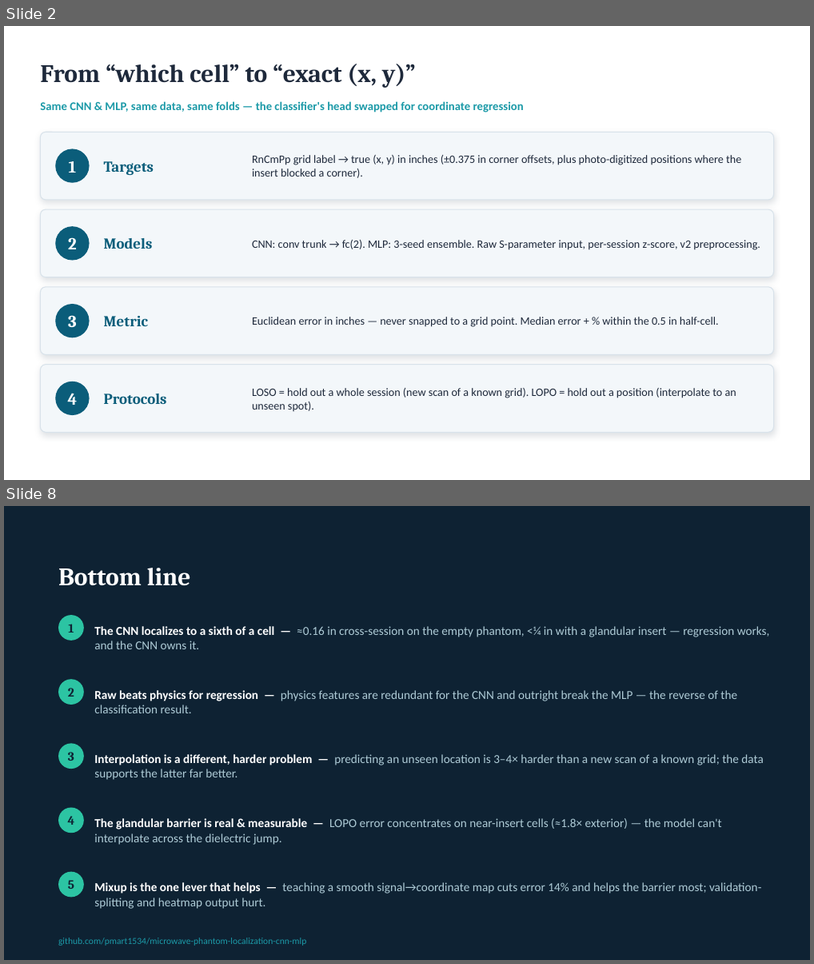
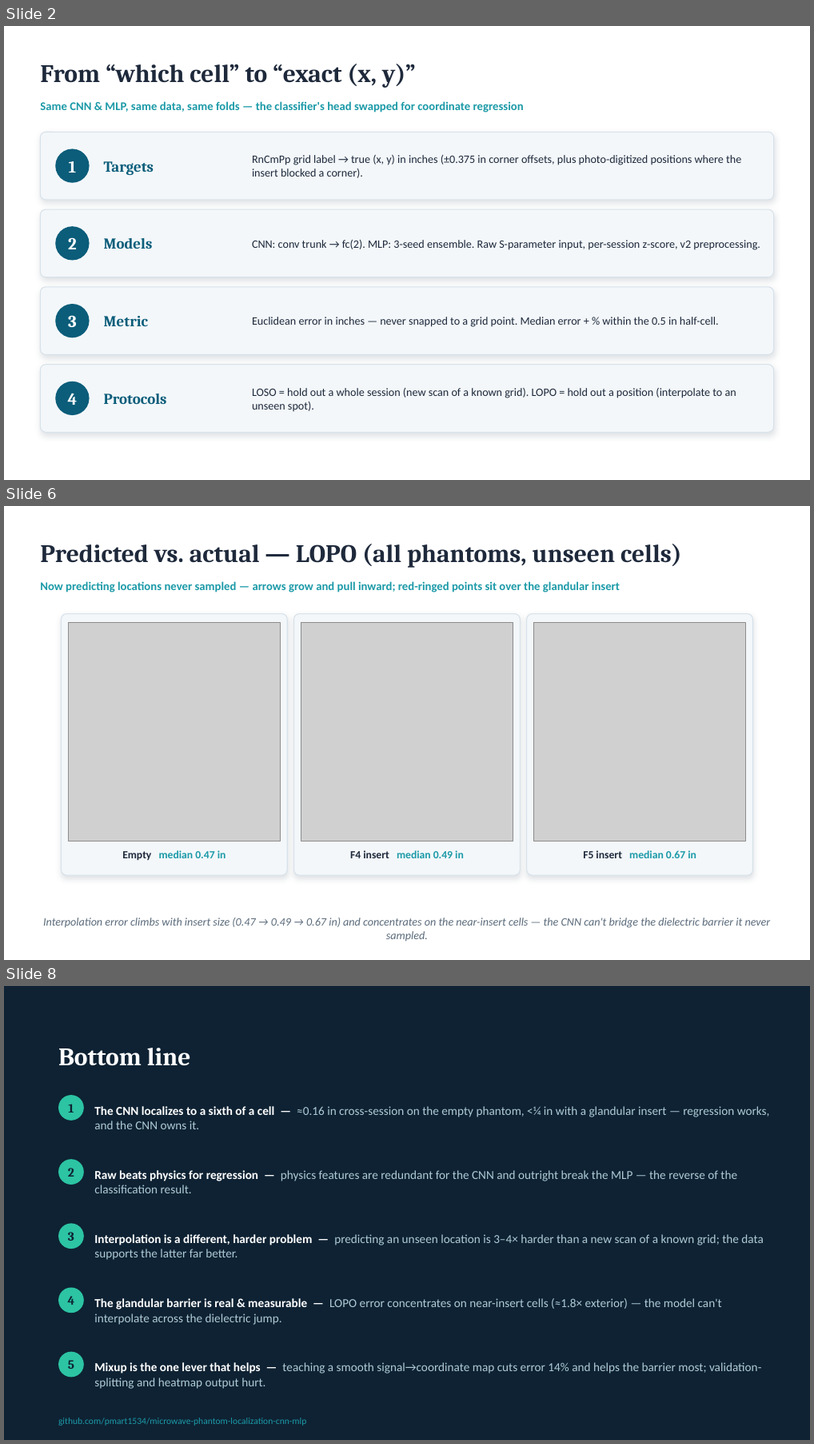
Before and after one commit to pmart1534/microwave-phantom-localization-cnn-mlp, a slide deck: regression_deck/Regression_Results.pptx. Shown one above the other, each under a label of ours: slides 2 and 8 before the commit, slides 2, 6 and 8 after it; the slides between them are not shown. The pictures are 814x964 and 814x1444 pixels, drawn with LibreOffice and Linux fonts; fonts in the diff are those of the drawing; grey boxes stand for pictures. Boxes give left, top, right and bottom in pixels: in the first picture for what was removed or moved away, otherwise in the second. Text is boxed around its words. In the diff, an @@ line names an element or a change of style, - is before the commit and + after.

```diff
--- a/regression_deck/Regression_Results.pptx
+++ b/regression_deck/Regression_Results.pptx
@@ slide 6 added at <box>4,506,810,960</box>, background #FFFFFF @@
@@ text added at <box>40,544,682,568</box>, 30 pt, text #1E293B, bold @@
+Predicted vs. actual — LOPO (all phantoms, unseen cells)
@@ text added at <box>40,581,620,592</box>, 14 pt, text #1C9AA8, bold @@
+Now predicting locations never sampled — arrows grow and pull inward; red-ringed points sit over the glandular insert
@@ rounded rectangle added at <box>61,614,287,875</box>, fill #F3F7FA, outline #D8E2EA 1 pt @@
@@ picture added at <box>68,622,280,841</box> @@
@@ rounded rectangle added at <box>294,614,520,875</box>, fill #F3F7FA, outline #D8E2EA 1 pt @@
@@ picture added at <box>302,622,514,841</box> @@
@@ rounded rectangle added at <box>526,614,753,875</box>, fill #F3F7FA, outline #D8E2EA 1 pt @@
@@ picture added at <box>534,622,746,841</box> @@
@@ text added at <box>122,850,226,860</box>, 13 pt, text #1C9AA8, bold @@
+Empty median 0.47 in
@@ text added at <box>350,850,464,858</box>, 13 pt, text #1C9AA8, bold @@
+F4 insert median 0.49 in
@@ text added at <box>583,850,697,858</box>, 13 pt, text #1C9AA8, bold @@
+F5 insert median 0.67 in
@@ text added at <box>43,917,771,941</box>, 13.5 pt, text #5B6B7B, italic @@
+Interpolation error climbs with insert size (0.47 → 0.49 → 0.67 in) and concentrates on the near-insert cells — the CNN can't bridge the dielectric barrier it never sampled.
```
Also in this commit, not shown: 1 other slide added, 2 slides removed, 15 other files.
